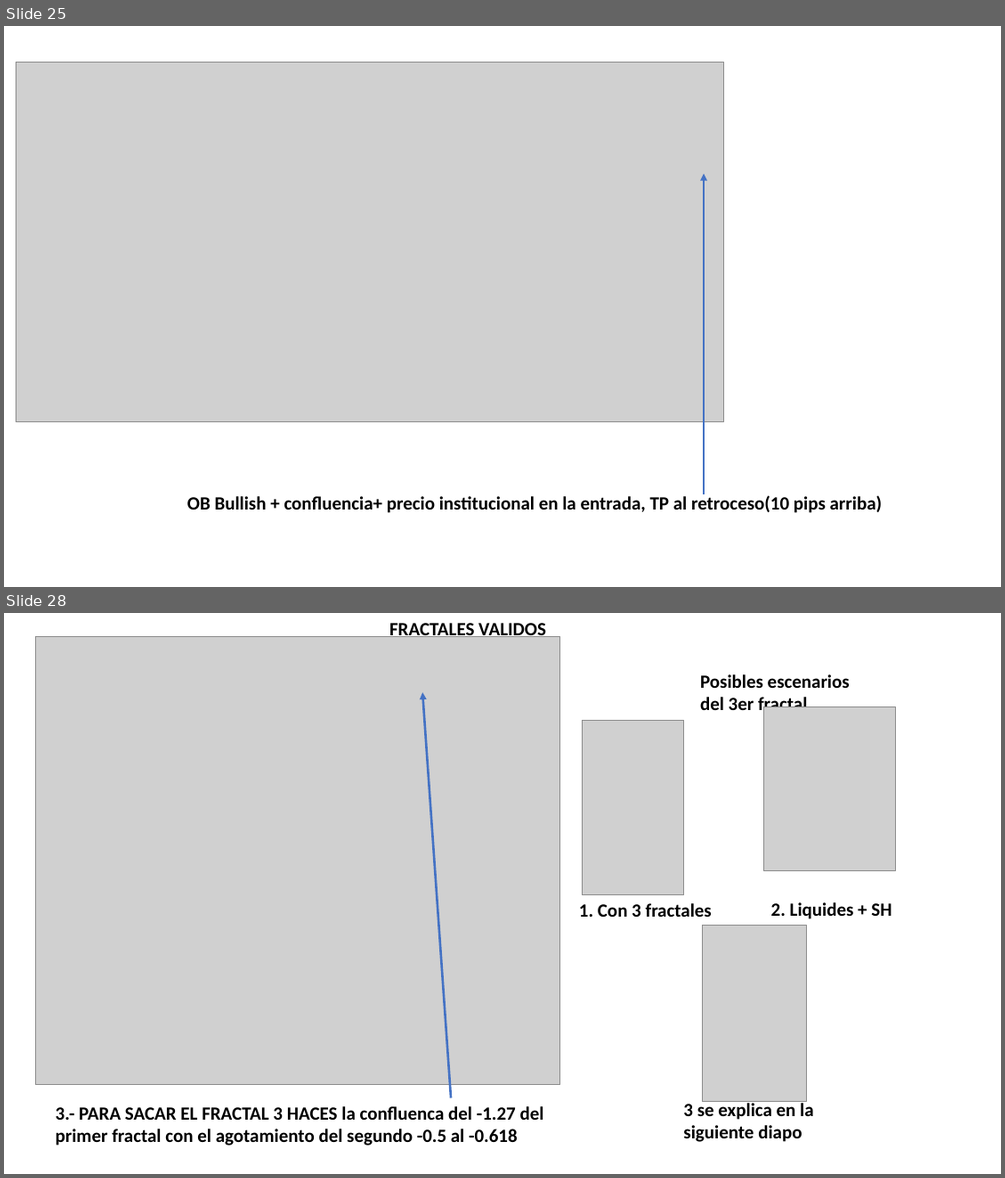
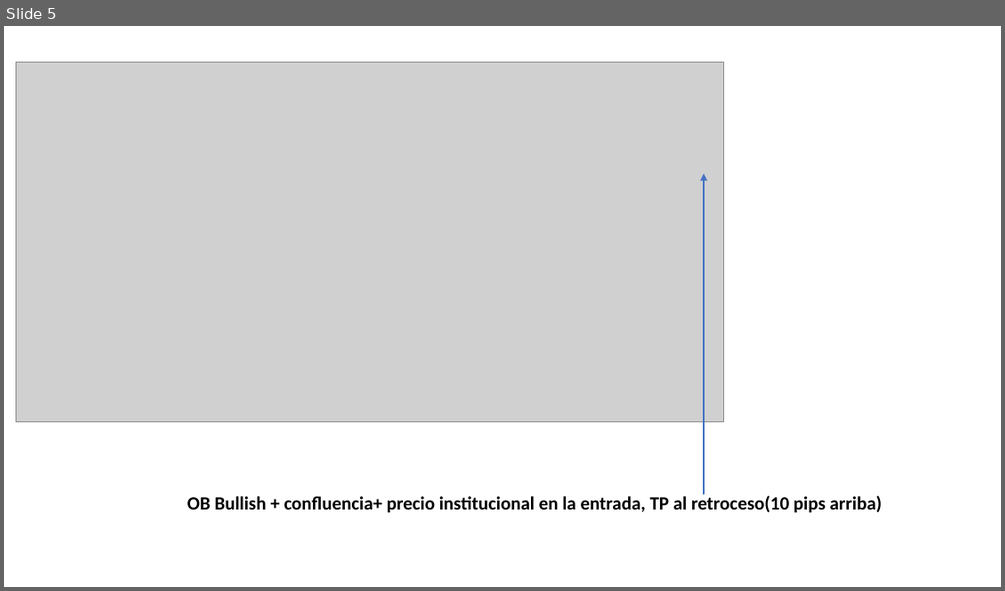
Before and after one commit to Edd1eware/Yields_Academy, a slide deck: Manual_YIELDS_ACADEMY.pptx. Shown one above the other, each under a label of ours: slides 25 and 28 before the commit, slide 5 after it; the slides between them are not shown. The pictures are 1005x1178 and 1005x591 pixels, drawn with LibreOffice and Linux fonts; fonts in the diff are those of the drawing; grey boxes stand for pictures. Boxes give left, top, right and bottom in pixels: in the first picture for what was removed or moved away, otherwise in the second. Text is boxed around its words. In the diff, an @@ line names an element or a change of style, - is before the commit and + after.

```diff
--- a/Manual_YIELDS_ACADEMY.pptx
+++ b/Manual_YIELDS_ACADEMY.pptx
@@ slide 28 removed at (4,613,1001,1174), background #FFFFFF @@
@@ picture removed at (36,636,560,1084) @@
@@ text removed at (389,619,546,637) @@
-FRACTALES VALIDOS
@@ arrow removed from (451, 1097) to (423, 692) @@
@@ text removed at (700,674,850,716) @@
-Posibles escenarios del 3er fractal
@@ picture removed at (764,706,896,870) @@
@@ picture removed at (582,720,684,895) @@
@@ text removed at (579,903,712,916) @@
-1. Con 3 fractales
@@ text removed at (771,902,891,919) @@
-2. Liquides + SH
@@ picture removed at (703,925,807,1102) @@
@@ text removed at (56,1106,544,1145) @@
-3.- PARA SACAR EL FRACTAL 3 HACES la confluenca del -1.27 del primer fractal con el agotamiento del segundo -0.5 al -0.618
@@ text removed at (683,1100,813,1142) @@
-3 se explica en la siguiente diapo
@@ what was slide 25 is now slide 5 @@
```
Also in this commit, not shown: 4 slides added, 56 other slides removed.
